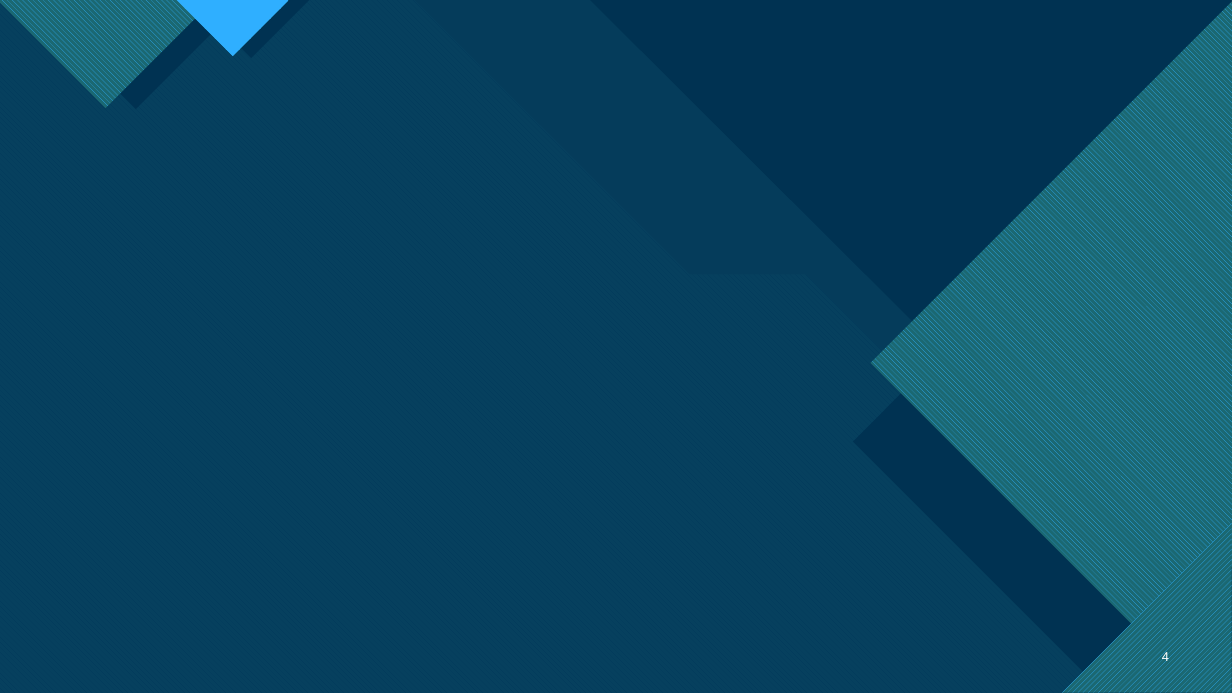
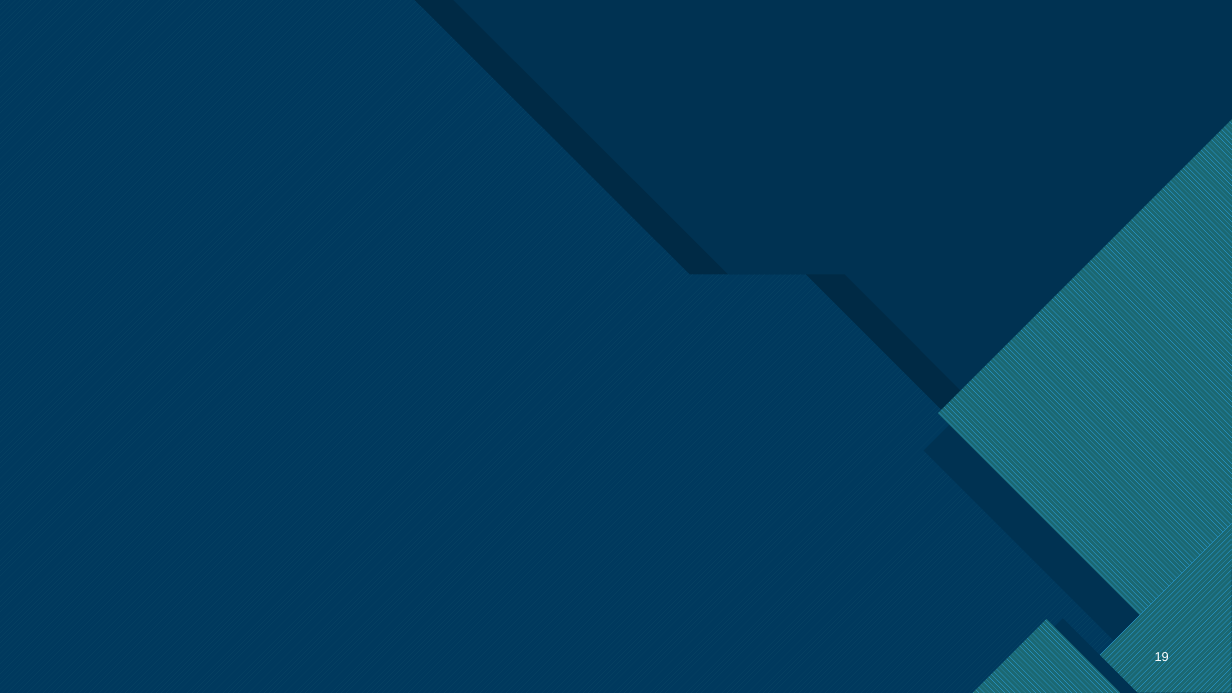
Before and after one commit to MisterSCO/dossier_projet, a slide deck: slide 19 of ressources/Soutenance.pptx (slide 4 before the commit). Drawn at 1232x693 pixels with LibreOffice and Linux fonts; fonts in the diff are those of the drawing. Boxes give left, top, right and bottom in pixels: in the first picture for what was removed or moved away, otherwise in the second. Text is boxed around its words. In the diff, an @@ line names an element or a change of style, - is before the commit and + after.

```diff
--- a/ressources/Soutenance.pptx
+++ b/ressources/Soutenance.pptx
@@ rectangle at bbox=[0, 0, 1232, 693]: fill #0C4360 to #003352 @@
@@ freeform shape at bbox=[0, 0, 1232, 693]: fill #47C3D3 at 74% opacity to #003352 at 85% opacity; rotation 0 to 270 degrees; outline redrawn @@
@@ freeform shape at bbox=[0, 0, 1225, 693]: fill pattern #0065A4 on #47C3D3 to pattern #47C3D3 on #0065A4 @@
@@ freeform shape removed at bbox=[0, 0, 214, 108] @@
@@ freeform shape removed at bbox=[26, 0, 246, 110] @@
@@ freeform shape: place and size @@
-freeform shape at bbox=[0, 0, 1232, 693]
+freeform shape at bbox=[38, 0, 1232, 693]
@@ freeform shape at bbox=[38, 0, 1232, 693]: fill #003352 at 90% opacity to #000000 @@
@@ freeform shape removed at bbox=[177, 0, 290, 56] @@
@@ freeform shape removed at bbox=[193, 0, 310, 59] @@
@@ right triangle removed at bbox=[591, 0, 1232, 640] @@
@@ freeform shape: place and size @@
-freeform shape at bbox=[871, 0, 1232, 693]
+freeform shape at bbox=[938, 119, 1232, 693]
@@ freeform shape: place and size @@
-freeform shape at bbox=[853, 63, 1232, 693]
+freeform shape at bbox=[924, 143, 1232, 693]
@@ freeform shape added at bbox=[973, 619, 1122, 693], fill pattern #2FAFFF on #1B6872 @@
@@ freeform shape added at bbox=[988, 618, 1138, 693], fill #003352 @@
@@ page number at bbox=[1155, 651, 1169, 664]: text changed @@
-4
+19
```
Also in this commit, not shown: 1 other slide changed, 18 slides added, 11 slides removed, 44 other files.
